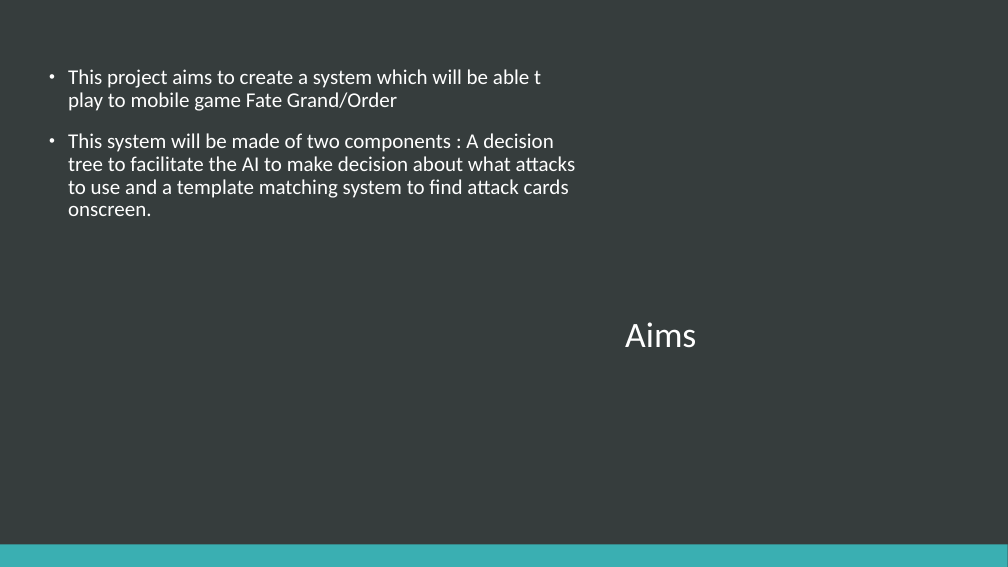
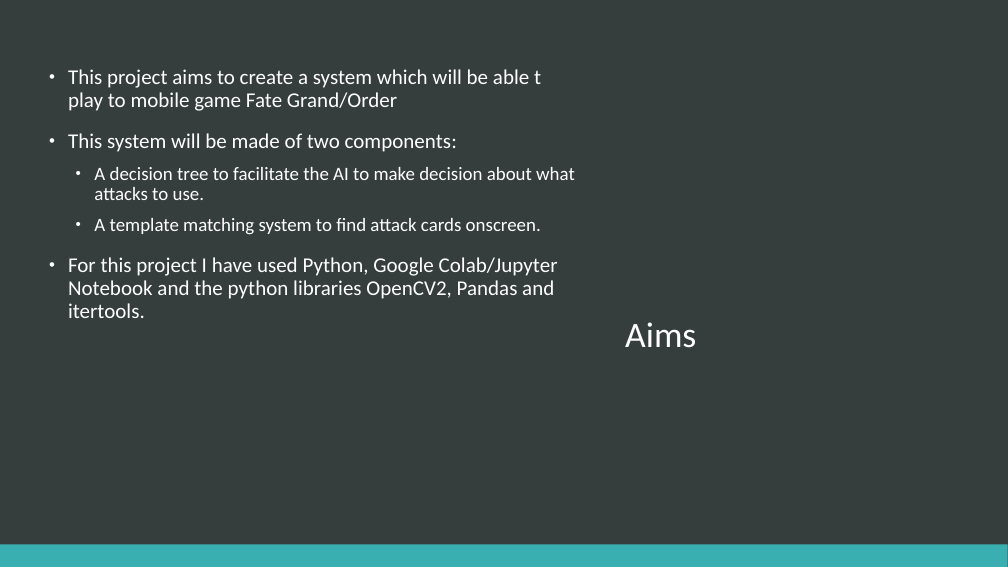
Before and after one commit to SpartanC322/FinalYearProject, a slide deck: slide 2 of Final Year Project.pptm. Drawn at 1008x567 pixels with LibreOffice and Linux fonts; fonts in the diff are those of the drawing. Boxes give left, top, right and bottom in pixels: in the first picture for what was removed or moved away, otherwise in the second. Text is boxed around its words. In the diff, an @@ line names an element or a change of style, - is before the commit and + after.

Commit message:
Doc and powerpoint

```diff
--- a/Final Year Project.pptm
+++ b/Final Year Project.pptm
@@ text at box(68, 133, 575, 318): text changed @@
-• This system will be made of two components : A decision tree to facilitate the AI to make decision about what attacks to use and a template matching system to find attack cards onscreen.
+• This system will be made of two components:
+  • A decision tree to facilitate the AI to make decision about what attacks to use.
+  • A template matching system to find attack cards onscreen.
+• For this project I have used Python, Google Colab/Jupyter Notebook and the python libraries OpenCV2, Pandas and itertools.
```
Also in this commit, not shown: 1 other slide changed, 1 other file.
